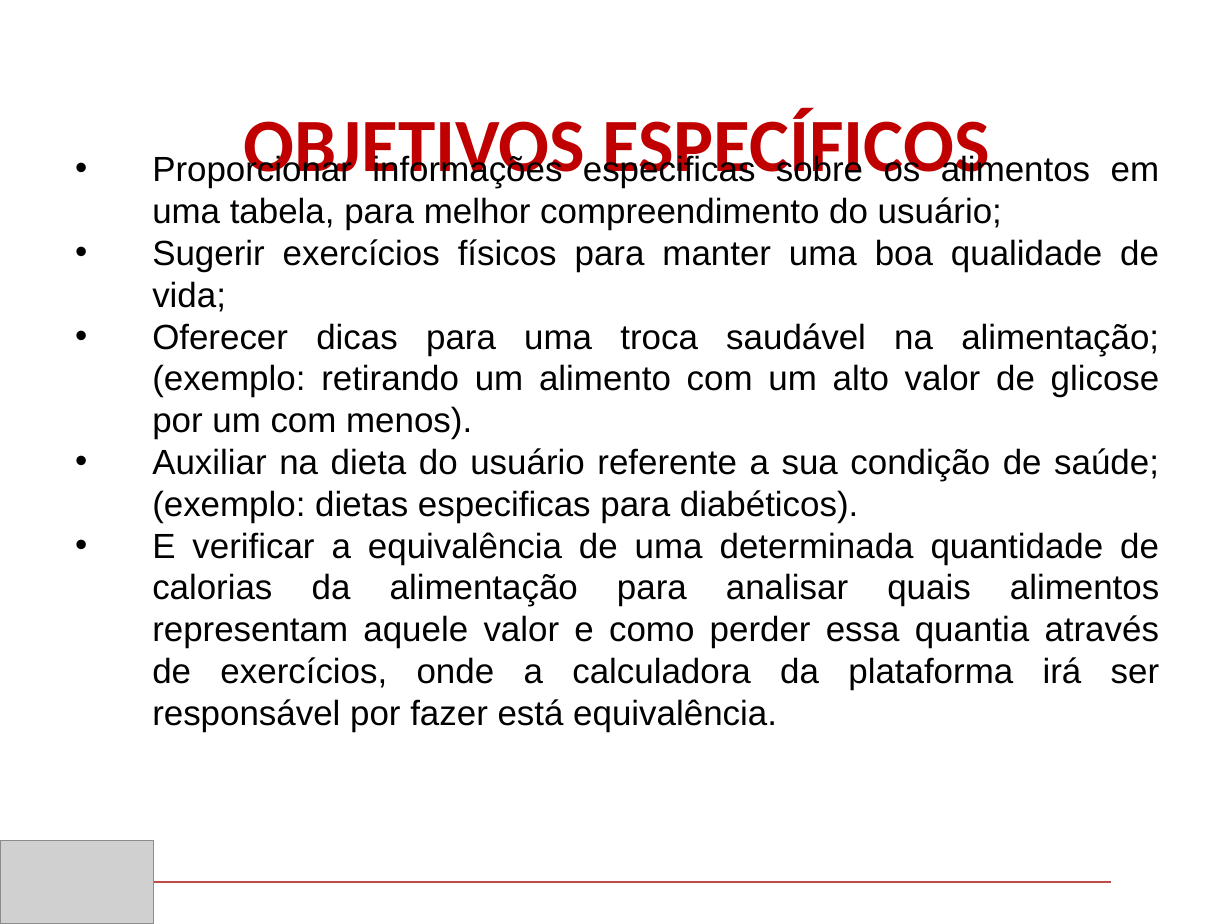
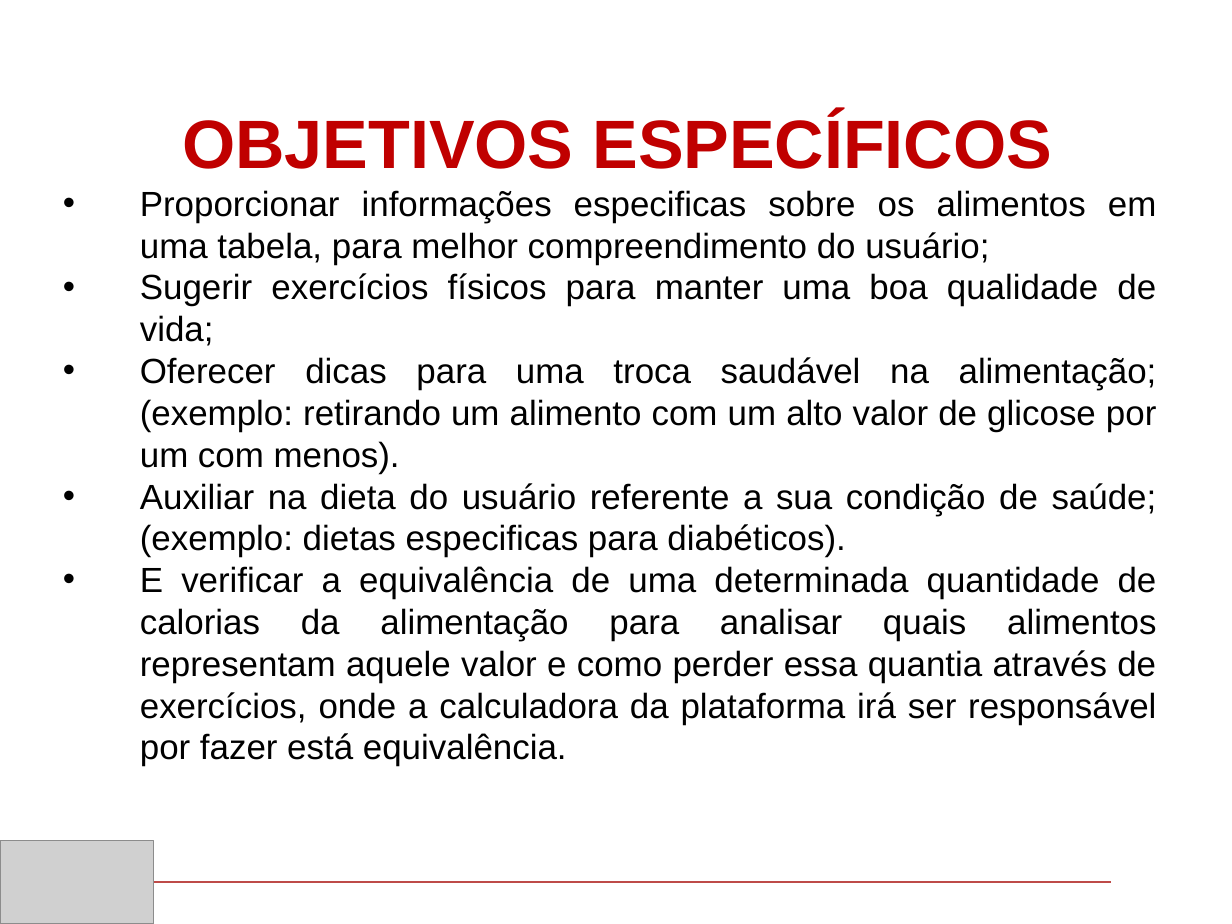
Before and after one commit to Ma2903/TCC--Escrito-e-design, a slide deck: slide 6 of powerpoint.pptx. Drawn at 1232x924 pixels with LibreOffice and Linux fonts; fonts in the diff are those of the drawing; grey boxes stand for pictures; background and template pictures are left out. Boxes give left, top, right and bottom in pixels: in the first picture for what was removed or moved away, otherwise in the second. Text is boxed around its words. In the diff, an @@ line names an element or a change of style, - is before the commit and + after.

```diff
--- a/powerpoint.pptx
+++ b/powerpoint.pptx
@@ title "OBJETIVOS ESPECÍFICOS" at [182, 114, 1051, 169]: size 44 to 40 pt, font Calibri to Arial @@
@@ text "Proporcionar informações especificas sobre os ..." rewrapped from [152, 197, 1160, 732] to [140, 232, 1157, 766] @@
```
Also in this commit, not shown: 4 other slides changed, 7 slides added, 5 slides removed, 1 other file.
